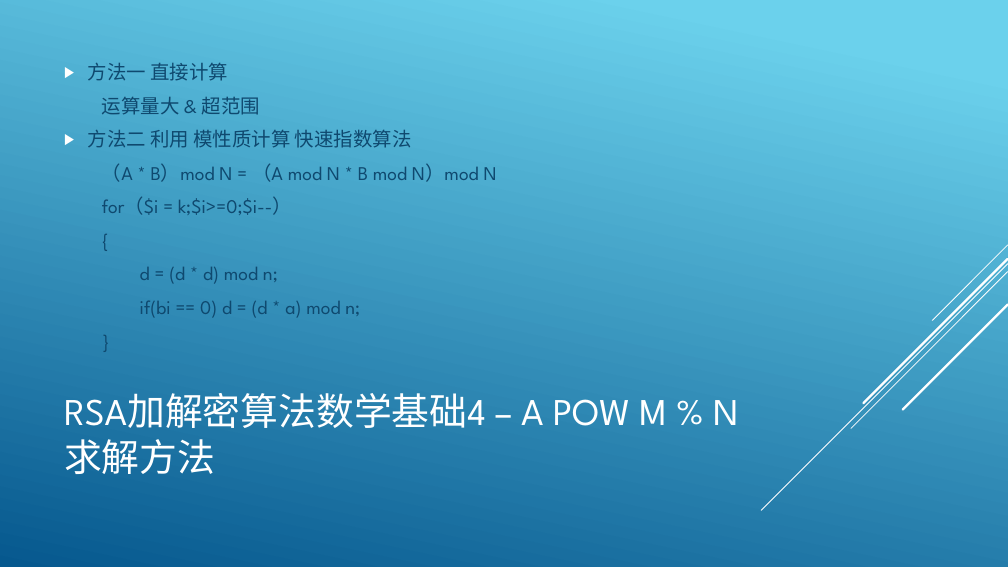
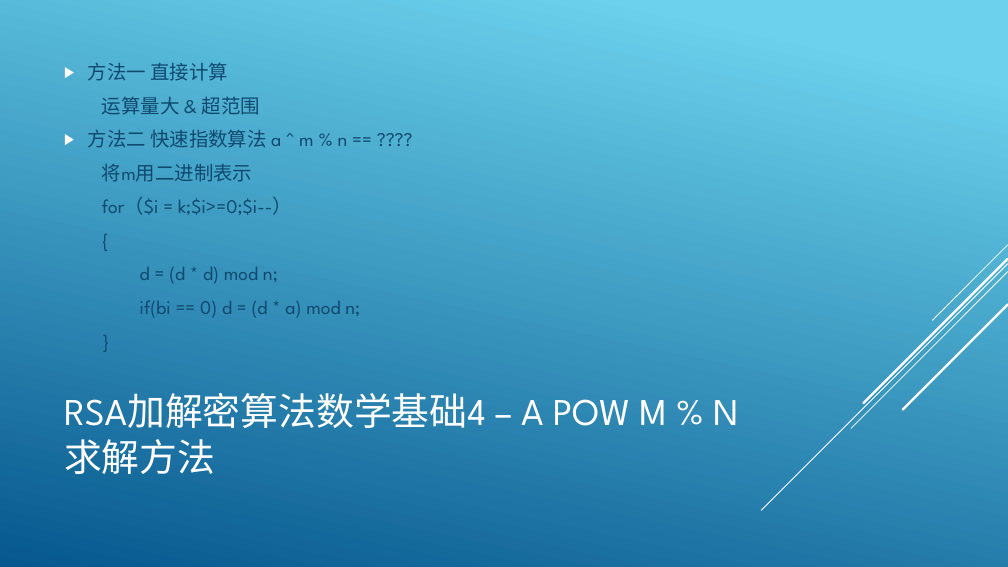
Before and after one commit to lmq1117/l56xx, a slide deck: slide 5 of document/limq.pptx. Drawn at 1008x567 pixels with LibreOffice and Linux fonts; fonts in the diff are those of the drawing. Boxes give left, top, right and bottom in pixels: in the first picture for what was removed or moved away, otherwise in the second. Text is boxed around its words. In the diff, an @@ line names an element or a change of style, - is before the commit and + after.

Commit message:
ppt

```diff
--- a/document/limq.pptx
+++ b/document/limq.pptx
@@ text at box(88, 130, 348, 182): text changed @@
-▶ 方法二 利用 模性质计算 快速指数算法
-（A * B）mod N = （A mod N * B mod N）mod N
+▶ 方法二 快速指数算法 a ^ m % n == ????
+将m用二进制表示
```
Also in this commit, not shown: 2 other slides changed, 1 slide added, 2 slides removed.
